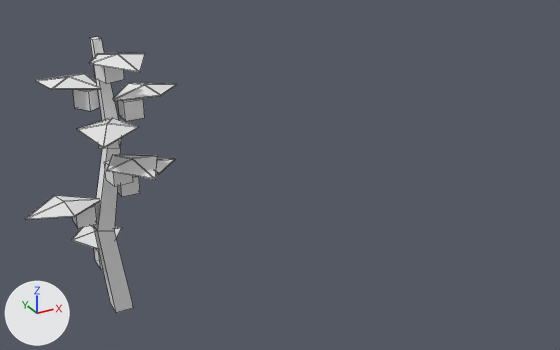
An edit to the Blender file .blender/assets.blend, drawn before and after from the same camera.
The view is the same before and after, from a 50 mm lens placed at (-1.99, -7.26, 4.79), pointed at (2.05, 0.1, 1.11). Arrows for +X, +Y and +Z are at lower left; the lights stay in place. Mesh edges are drawn as thin lines.

Objects in the first picture: 'Fruits', 'Plant'.
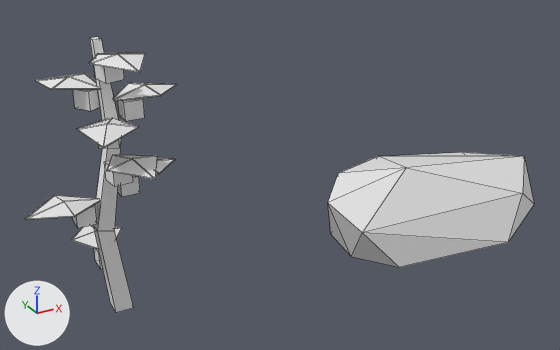
The newer file is also turned or shifted as a whole; pictures and numbers use the older file's frame.

What differs and where, as boxes (x1, y1, x2, y2) in the pictures (560 x 350 px):
'Rock', added: after (328, 152, 534, 267)

The change, as a list of edits to the scene's bpy script:
```text
Add me_rock:
    me_rock.from_pydata([(-0.61, 0.81, 0.0), (1.42, 0.69, 0.53), (1.95, 0.0, 0.62), (-0.35, -0.24, 1.0), (1.93, -0.31, 0.0), (1.93, 0.31, 0.0), (0.8, -0.98, 0.0), (-1.16, -0.31, 0.0), (-0.8, -0.81, 0.0), (-1.07, 0.31, 0.0), (0.59, 1.04, 0.0), (1.22, -0.72, 0.5), (-1.27, -0.67, 0.53), (-1.46, -0.2, 0.76), (-0.99, 0.31, 0.85), (-0.08, 0.71, 0.76)], [], [(0, 13, 14), (2, 15, 3), (2, 1, 15), (15, 14, 3), (15, 0, 14), (14, 13, 3), (13, 12, 3), (12, 11, 3), (3, 11, 2), (5, 1, 2), (5, 10, 1), (10, 15, 1), (10, 0, 15), (9, 13, 0), (9, 7, 13), (7, 12, 13), (8, 6, 12), (6, 11, 12), (6, 4, 11), (4, 2, 11), (7, 8, 12), (4, 5, 2)])
Add ob_rock:
    ob_rock = bpy.data.objects.new('Rock', me_rock)
    ob_rock.location = (4.0, 0.0, 0.0)
```
